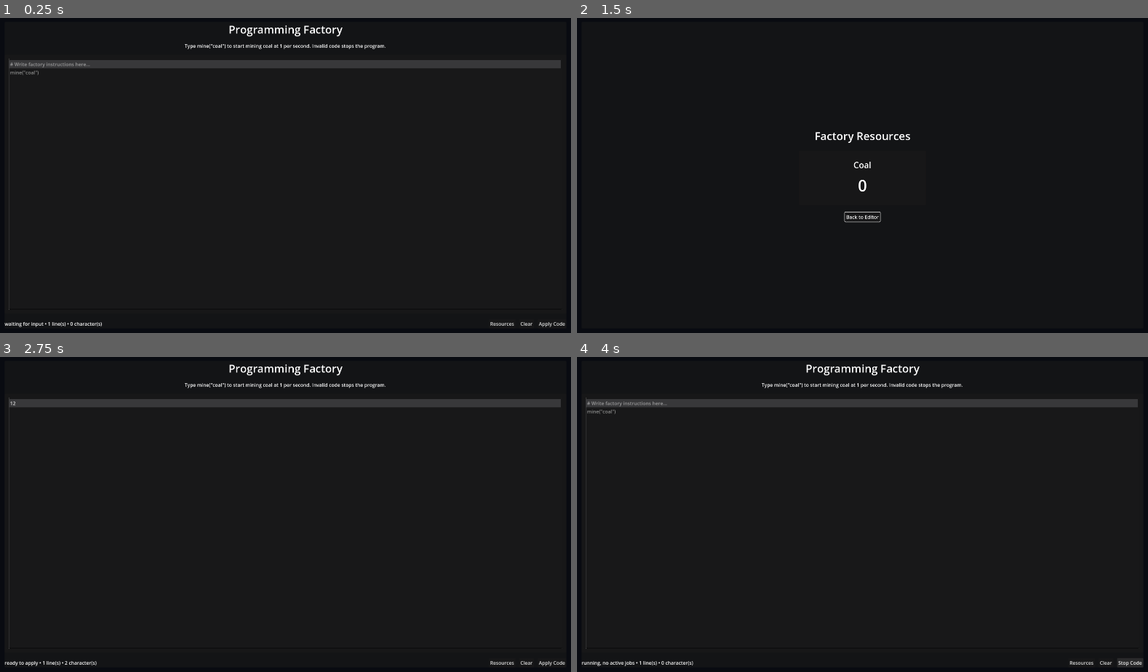
Above: before the commit, frames 1-4 (two rows, left to right).
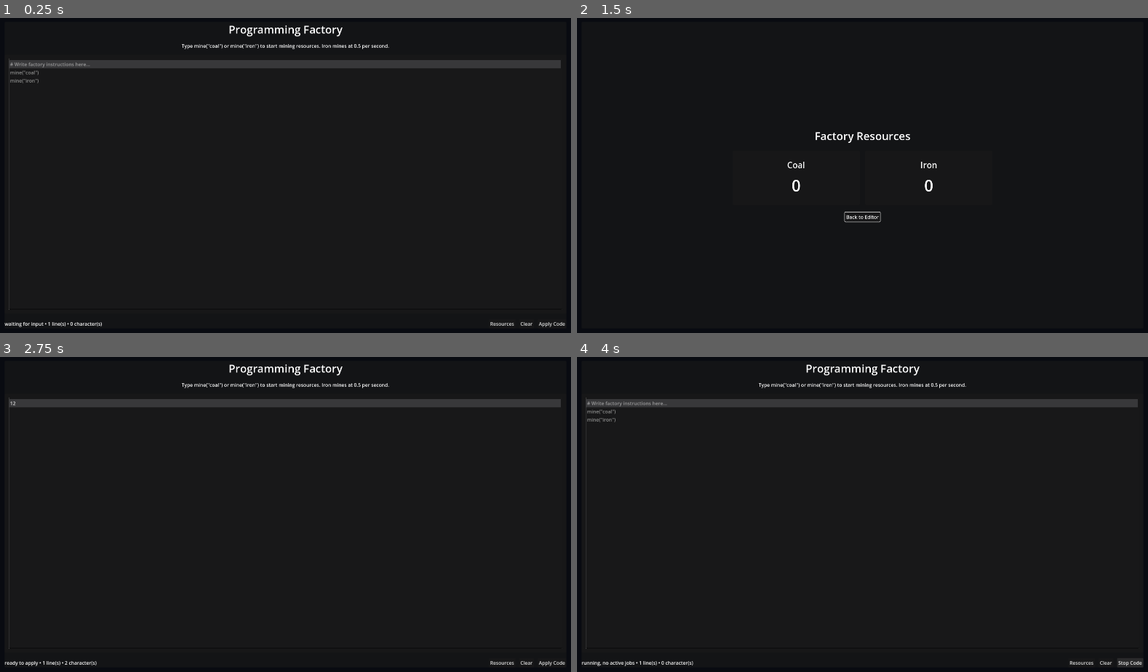
Above: after the commit, the same moments.

Repository: christiansteil/programming-factory
Game: Godot game, scene res://scenes/TypingScreen.tscn
Same seed, same stepped clock (60 frames per second), same inputs: the game is played once before the commit and once after it.
Inputs (mouse positions are in pixels of both pictures, inside the frame that each line leads up to):
- Up to frame 1 (0.25 s): no input
- Up to frame 2 (1.5 s): click (862, 184) at 0.52 s; type "12" at 0.6 s; click "Resources" at 1.25 s
- Up to frame 3 (2.75 s): click "Back to Editor" at 2 s
- Up to frame 4 (4 s): click "Clear" at 2.75 s; click "Apply Code" at 3.5 s

The runs differ from the first frame. In frame 1, 0.3% of the frame differs, in the area x 1-69%, y 8-21%; in frame 2, 0.2%; in frame 3, 0.3%; in frame 4, 0.3%.

Commit message:
Add iron mining resource

Diff:
--- a/scenes/ResourcesScreen.tscn
+++ b/scenes/ResourcesScreen.tscn
@@ -46,23 +46,50 @@
 horizontal_alignment = 1
 theme_override_font_sizes/font_size = 36
 
-[node name="CoalCard" type="PanelContainer" parent="Margin/Panel/Content"]
+[node name="ResourceCards" type="HBoxContainer" parent="Margin/Panel/Content"]
+layout_mode = 2
+size_flags_horizontal = 4
+theme_override_constants/separation = 18
+
+[node name="CoalCard" type="PanelContainer" parent="Margin/Panel/Content/ResourceCards"]
 layout_mode = 2
 size_flags_horizontal = 4
 custom_minimum_size = Vector2(420, 180)
 
-[node name="CoalContent" type="VBoxContainer" parent="Margin/Panel/Content/CoalCard"]
+[node name="CoalContent" type="VBoxContainer" parent="Margin/Panel/Content/ResourceCards/CoalCard"]
 layout_mode = 2
 theme_override_constants/separation = 12
 alignment = 1
 
-[node name="CoalNameLabel" type="Label" parent="Margin/Panel/Content/CoalCard/CoalContent"]
+[node name="CoalNameLabel" type="Label" parent="Margin/Panel/Content/ResourceCards/CoalCard/CoalContent"]
 layout_mode = 2
 text = "Coal"
 horizontal_alignment = 1
 theme_override_font_sizes/font_size = 28
 
-[node name="CoalAmountLabel" type="Label" parent="Margin/Panel/Content/CoalCard/CoalContent"]
+[node name="CoalAmountLabel" type="Label" parent="Margin/Panel/Content/ResourceCards/CoalCard/CoalContent"]
+unique_name_in_owner = true
+layout_mode = 2
+text = "0"
+horizontal_alignment = 1
+theme_override_font_sizes/font_size = 52
+
+[node name="IronCard" type="PanelContainer" parent="Margin/Panel/Content/ResourceCards"]
+layout_mode = 2
+custom_minimum_size = Vector2(420, 180)
+
+[node name="IronContent" type="VBoxContainer" parent="Margin/Panel/Content/ResourceCards/IronCard"]
+layout_mode = 2
+theme_override_constants/separation = 12
+alignment = 1
+
+[node name="IronNameLabel" type="Label" parent="Margin/Panel/Content/ResourceCards/IronCard/IronContent"]
+layout_mode = 2
+text = "Iron"
+horizontal_alignment = 1
+theme_override_font_sizes/font_size = 28
+
+[node name="IronAmountLabel" type="Label" parent="Margin/Panel/Content/ResourceCards/IronCard/IronContent"]
 unique_name_in_owner = true
 layout_mode = 2
 text = "0"
--- a/scenes/TypingScreen.tscn
+++ b/scenes/TypingScreen.tscn
@@ -47,7 +47,7 @@
 
 [node name="Subtitle" type="Label" parent="Margin/Panel/Content"]
 layout_mode = 2
-text = "Type mine(\"coal\") to start mining coal at 1 per second. Invalid code stops the program."
+text = "Type mine(\"coal\") or mine(\"iron\") to start mining resources. Iron mines at 0.5 per second."
 horizontal_alignment = 1
 autowrap_mode = 3
 
@@ -68,7 +68,7 @@
 layout_mode = 2
 size_flags_horizontal = 3
 size_flags_vertical = 3
-placeholder_text = "# Write factory instructions here...\nmine(\"coal\")"
+placeholder_text = "# Write factory instructions here...\nmine(\"coal\")\nmine(\"iron\")"
 wrap_mode = 1
 scroll_fit_content_height = false
 minimap_draw = false
--- a/scripts/GameState.gd
+++ b/scripts/GameState.gd
@@ -1,38 +1,47 @@
 extends Node
 
-signal coal_changed(amount: int)
+signal coal_changed(amount: float)
+signal iron_changed(amount: float)
 signal program_changed(is_running: bool, error_message: String)
 
 const ProgramInterpreter = preload("res://scripts/interpreter/ProgramInterpreter.gd")
 const MINE_COAL_JOB: String = "mine:coal"
+const MINE_IRON_JOB: String = "mine:iron"
+const COAL_PER_SECOND: float = 1.0
+const IRON_PER_SECOND: float = 0.5
 
-var coal: int = 0:
+var coal: float = 0.0:
 	set(value):
-		if coal == value:
+		if is_equal_approx(coal, value):
 			return
 		coal = value
 		coal_changed.emit(coal)
+
+var iron: float = 0.0:
+	set(value):
+		if is_equal_approx(iron, value):
+			return
+		iron = value
+		iron_changed.emit(iron)
 
 var current_source_code: String = ""
 var running_source_code: String = ""
 var active_jobs: Dictionary = {}
 var program_error: String = ""
 var is_program_running: bool = false
-var _mine_tick_elapsed: float = 0.0
+var _mine_tick_elapsed: Dictionary = {}
 
 var is_mining_coal: bool:
 	get:
 		return active_jobs.has(MINE_COAL_JOB)
 
+var is_mining_iron: bool:
+	get:
+		return active_jobs.has(MINE_IRON_JOB)
+
 func _process(delta: float) -> void:
-	if not active_jobs.has(MINE_COAL_JOB):
-		_mine_tick_elapsed = 0.0
-		return
-
-	_mine_tick_elapsed += delta
-	while _mine_tick_elapsed >= 1.0:
-		_mine_tick_elapsed -= 1.0
-		coal += 1
+	_process_mine_job(MINE_COAL_JOB, delta)
+	_process_mine_job(MINE_IRON_JOB, delta)
 
 func set_current_source_code(source_code: String) -> void:
 	current_source_code = source_code
@@ -68,13 +77,34 @@
 	var next_active_jobs: Dictionary = {}
 
 	for command in commands:
-		if command["name"] == ProgramInterpreter.COMMAND_MINE and command["resource"] == ProgramInterpreter.RESOURCE_COAL:
+		if command["name"] != ProgramInterpreter.COMMAND_MINE:
+			continue
+
+		if command["resource"] == ProgramInterpreter.RESOURCE_COAL:
 			next_active_jobs[MINE_COAL_JOB] = true
+		elif command["resource"] == ProgramInterpreter.RESOURCE_IRON:
+			next_active_jobs[MINE_IRON_JOB] = true
 
 	return next_active_jobs
+
+func _process_mine_job(job_name: String, delta: float) -> void:
+	if not active_jobs.has(job_name):
+		_mine_tick_elapsed.erase(job_name)
+		return
+
+	_mine_tick_elapsed[job_name] = float(_mine_tick_elapsed.get(job_name, 0.0)) + delta
+	while _mine_tick_elapsed[job_name] >= 1.0:
+		_mine_tick_elapsed[job_name] = float(_mine_tick_elapsed[job_name]) - 1.0
+		_apply_mine_tick(job_name)
+
+func _apply_mine_tick(job_name: String) -> void:
+	if job_name == MINE_COAL_JOB:
+		coal += COAL_PER_SECOND
+	elif job_name == MINE_IRON_JOB:
+		iron += IRON_PER_SECOND
 
 func _stop_active_jobs() -> void:
 	active_jobs.clear()
 	running_source_code = ""
 	is_program_running = false
-	_mine_tick_elapsed = 0.0
+	_mine_tick_elapsed.clear()
--- a/scripts/ResourcesScreen.gd
+++ b/scripts/ResourcesScreen.gd
@@ -1,16 +1,27 @@
 extends Control
 
 @onready var coal_amount_label: Label = %CoalAmountLabel
+@onready var iron_amount_label: Label = %IronAmountLabel
 @onready var back_button: Button = %BackButton
 
 func _ready() -> void:
 	GameState.coal_changed.connect(_on_coal_changed)
+	GameState.iron_changed.connect(_on_iron_changed)
 	back_button.pressed.connect(_on_back_pressed)
 	_on_coal_changed(GameState.coal)
+	_on_iron_changed(GameState.iron)
 	back_button.grab_focus()
 
-func _on_coal_changed(amount: int) -> void:
-	coal_amount_label.text = str(amount)
+func _on_coal_changed(amount: float) -> void:
+	coal_amount_label.text = _format_resource_amount(amount)
+
+func _on_iron_changed(amount: float) -> void:
+	iron_amount_label.text = _format_resource_amount(amount)
 
 func _on_back_pressed() -> void:
 	get_tree().change_scene_to_file("res://scenes/TypingScreen.tscn")
+
+func _format_resource_amount(amount: float) -> String:
+	if is_equal_approx(amount, roundf(amount)):
+		return str(int(roundf(amount)))
+	return "%.1f" % amount
--- a/scripts/TypingScreen.gd
+++ b/scripts/TypingScreen.gd
@@ -55,8 +55,12 @@
 		return "error"
 	if GameState.is_program_running and GameState.current_source_code != GameState.running_source_code:
 		return "running applied code; edits pending"
+	if GameState.is_mining_coal and GameState.is_mining_iron:
+		return "mining coal (+1/sec) and iron (+0.5/sec)"
 	if GameState.is_mining_coal:
 		return "mining coal (+1/sec)"
+	if GameState.is_mining_iron:
+		return "mining iron (+0.5/sec)"
 	if GameState.is_program_running:
 		return "running, no active jobs"
 	if code_editor.text.strip_edges() == "":
--- a/scripts/interpreter/ProgramInterpreter.gd
+++ b/scripts/interpreter/ProgramInterpreter.gd
@@ -2,6 +2,7 @@
 
 const COMMAND_MINE: String = "mine"
 const RESOURCE_COAL: String = "coal"
+const RESOURCE_IRON: String = "iron"
 
 const TOKEN_IDENTIFIER: String = "identifier"
 const TOKEN_STRING: String = "string"
@@ -158,7 +159,7 @@
 	if command_name != COMMAND_MINE:
 		return _invalid_result(_error_from_token(tokens[0], "Unknown command '%s'" % command_name))
 
-	if resource_name != RESOURCE_COAL:
+	if not _is_supported_resource(resource_name):
 		return _invalid_result(_error_from_token(tokens[2], "Unsupported resource '%s'" % resource_name))
 
 	return {
@@ -171,6 +172,9 @@
 		"error": {},
 	}
 
+static func _is_supported_resource(resource_name: String) -> bool:
+	return resource_name == RESOURCE_COAL or resource_name == RESOURCE_IRON
+
 static func _is_identifier_start(character: String) -> bool:
 	return character.to_lower() != character.to_upper() or character == "_"
 
